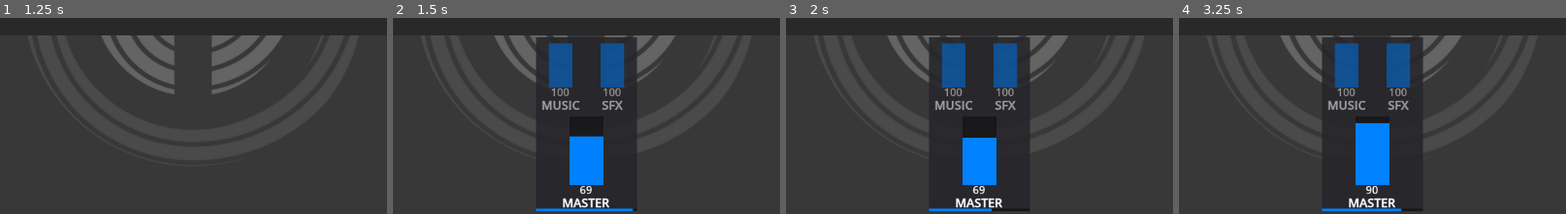
Above: before the commit, frames 1-4 (left to right).
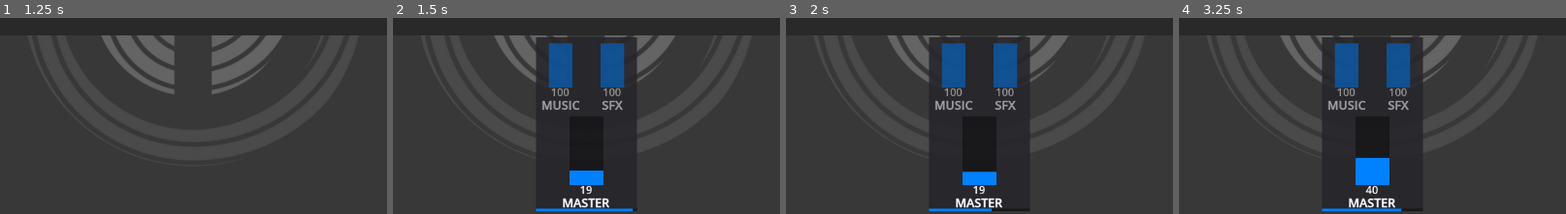
Above: after the commit, the same moments.

Repository: rokuhime/TaiClone
Game: Godot game, scene res://scenes/gameplay/gameplay.tscn
Same seed, same stepped clock (60 frames per second), same inputs: the game is played once before the commit and once after it.
Inputs:
- Up to frame 1 (1.25 s): tap Enter at 0.5 s; hold ' (RightDon) from 0.53 s (still down); hold Ctrl (VolPrecision) from 0.53 s (still down)
- Up to frame 2 (1.5 s): tap Space at 1.25 s; release ' (RightDon) at 1.28 s; release Ctrl (VolPrecision) at 1.28 s; hold Down (VolDown) from 1.28 s (still down); tap Ctrl (VolPrecision) at 1.35 s
- Up to frame 3 (2 s): keep holding Down (VolDown)
- Up to frame 4 (3.25 s): tap Enter at 2 s; release Down (VolDown) at 2.03 s; hold ' (RightDon) 2.03-2.78 s; hold Ctrl (VolPrecision) 2.03-2.78 s; tap Space at 2.75 s; hold Up (VolUp) from 2.78 s (still down); tap Ctrl (VolPrecision) at 2.85 s
The pictures show only the part of the screen within x 25-75%, y 50-100%; the shares and areas given below are measured in that part.

Frame 1 is identical in both runs. In frame 2, 1.6% of the frame differs, in the area x 45-55%, y 60-90%; in frame 3, 1.6%; in frame 4, 1.7%, in the area x 45-55%, y 53-90%.
Error in both runs: Trying to assign value of type 'int' to a variable of type 'String'. (res://scripts/chart_loader.gd:27)

Commit message:
set default volume to 50%

Diff:
--- a/default_bus_layout.tres
+++ b/default_bus_layout.tres
@@ -1,6 +1,7 @@
 [gd_resource type="AudioBusLayout" format=3 uid="uid://phmwk504fyh"]
 
 [resource]
+bus/0/volume_db = -6.0206
 bus/1/name = &"Music"
 bus/1/solo = false
 bus/1/mute = false
